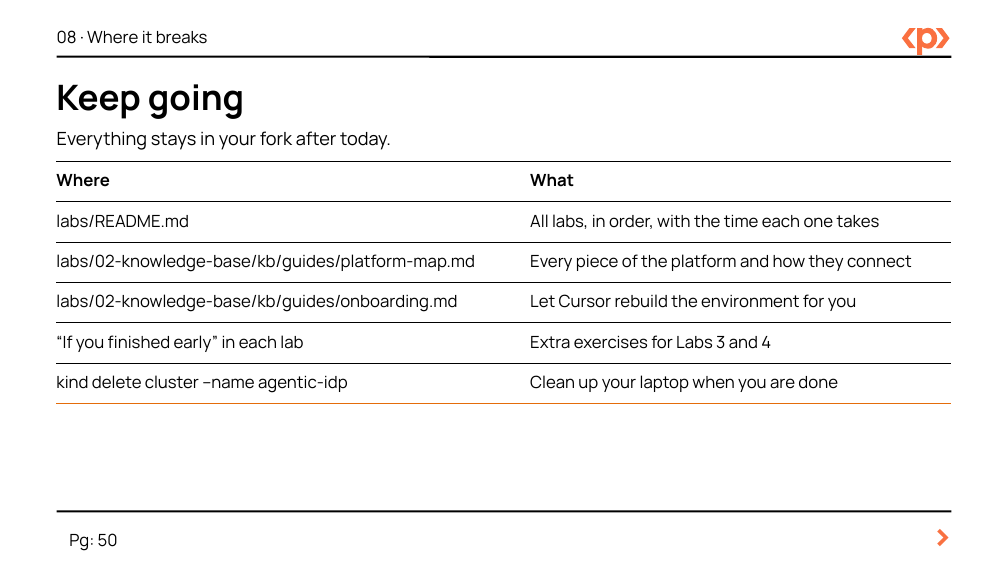
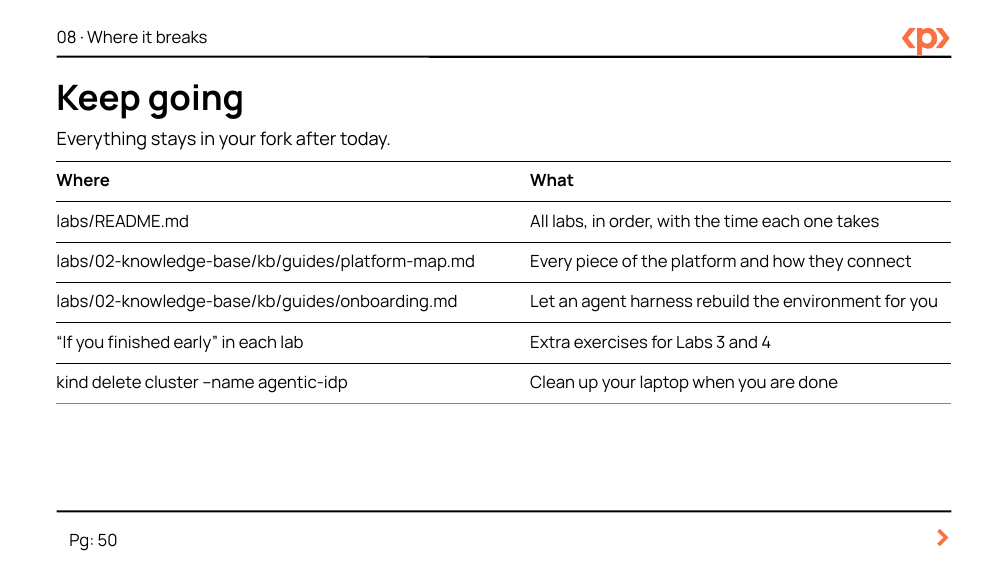
Before and after one commit to focuslight-nr/agentic-idp-packt, a slide deck: slide 50 of slides/agentic-idp-workshop.pptx. Drawn at 1008x567 pixels with LibreOffice and Linux fonts; fonts in the diff are those of the drawing. Boxes give left, top, right and bottom in pixels: in the first picture for what was removed or moved away, otherwise in the second. Text is boxed around its words. In the diff, an @@ line names an element or a change of style, - is before the commit and + after.

Commit message:
docs(slides): say agent harness instead of Cursor (#14)

```diff
--- a/slides/agentic-idp-workshop.pptx
+++ b/slides/agentic-idp-workshop.pptx
@@ table at (56,161,951,403) @@
-row 4, column 2: Let Cursor rebuild the environment for you
+row 4, column 2: Let an agent harness rebuild the environment for you
```
Also in this commit, not shown: 3 other slides changed, 1 other file.
